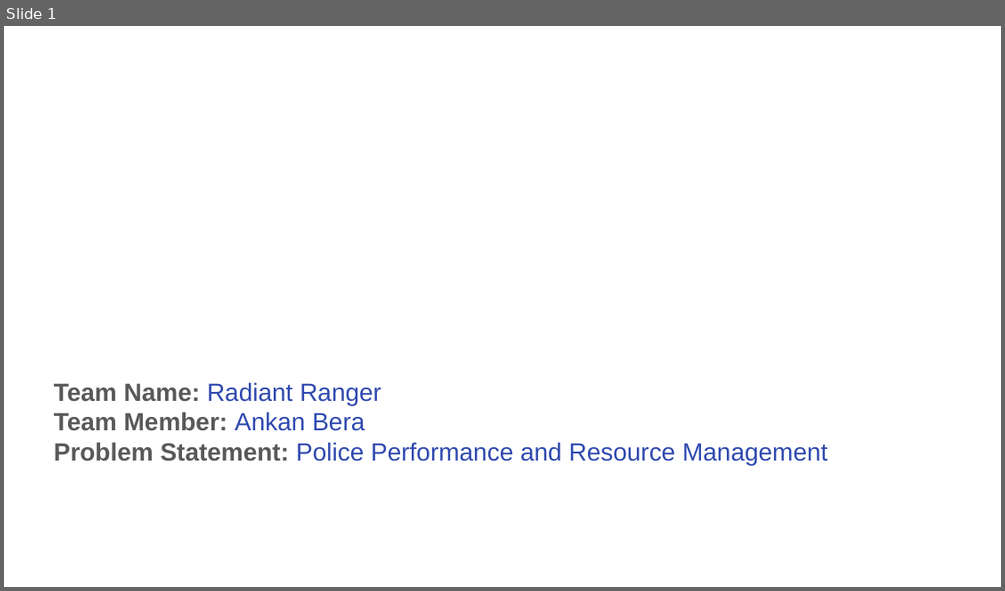
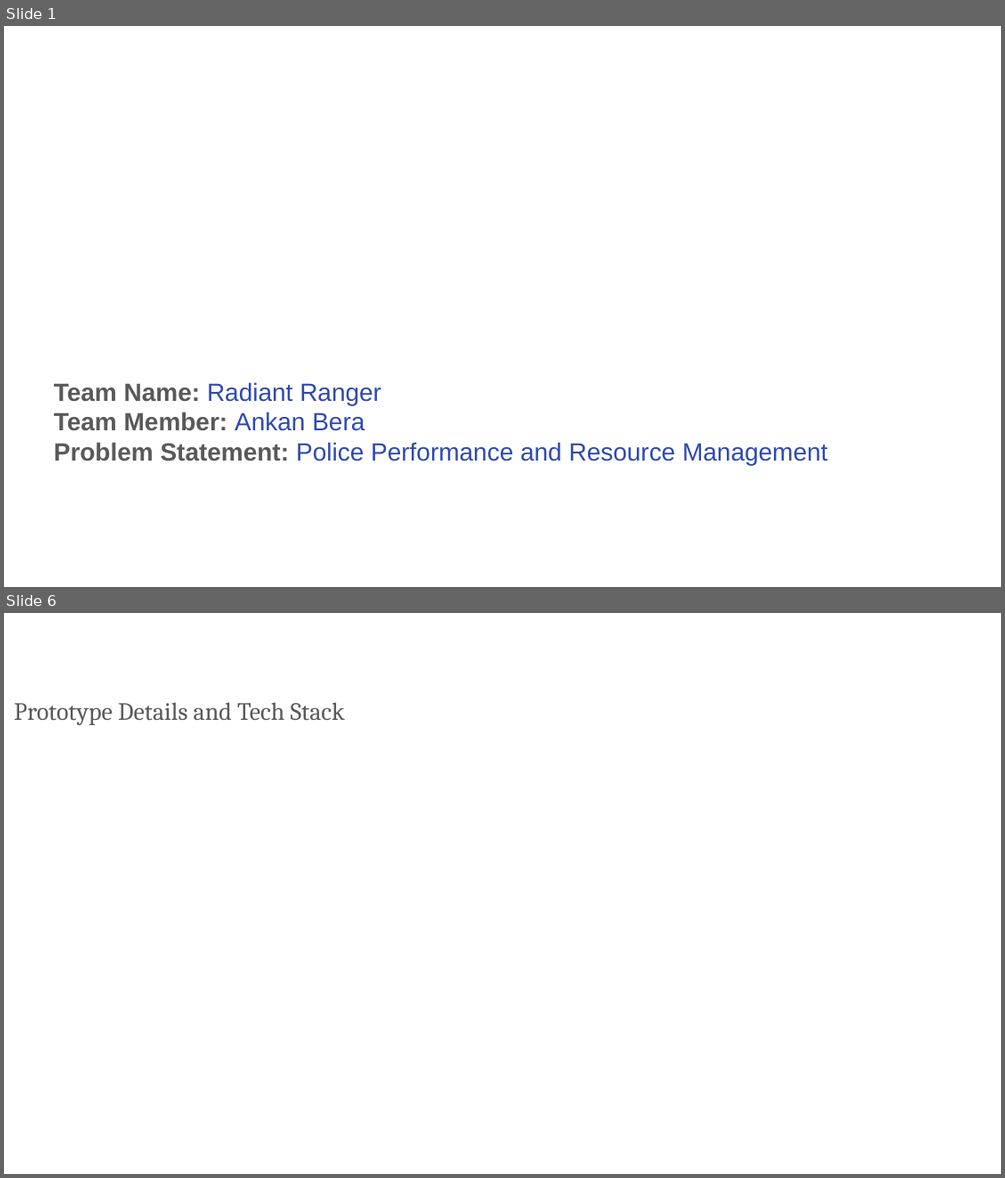
Before and after one commit to Ankan54/ksp-hackathon-radiant-ranger, a slide deck: radiant_ranger_ksp_datathon_prototype_round.pptx. Shown one above the other, each under a label of ours: slide 1 before the commit, slides 1 and 6 after it; the slides between them are not shown. The pictures are 1005x591 and 1005x1178 pixels, drawn with LibreOffice and Linux fonts; fonts in the diff are those of the drawing; background and template pictures are left out. Boxes give left, top, right and bottom in pixels: in the first picture for what was removed or moved away, otherwise in the second. Text is boxed around its words. In the diff, an @@ line names an element or a change of style, - is before the commit and + after.

```diff
--- a/radiant_ranger_ksp_datathon_prototype_round.pptx
+++ b/radiant_ranger_ksp_datathon_prototype_round.pptx
@@ slide 6 added at (4, 613, 1001, 1174), background picture (left out) @@
@@ text added at (14, 702, 345, 725), 18 pt, text #595959 @@
+Prototype Details and Tech Stack
```
Also in this commit, not shown: 1 slide changed, 3 other slides added, 3 slides removed, 3 other files.
